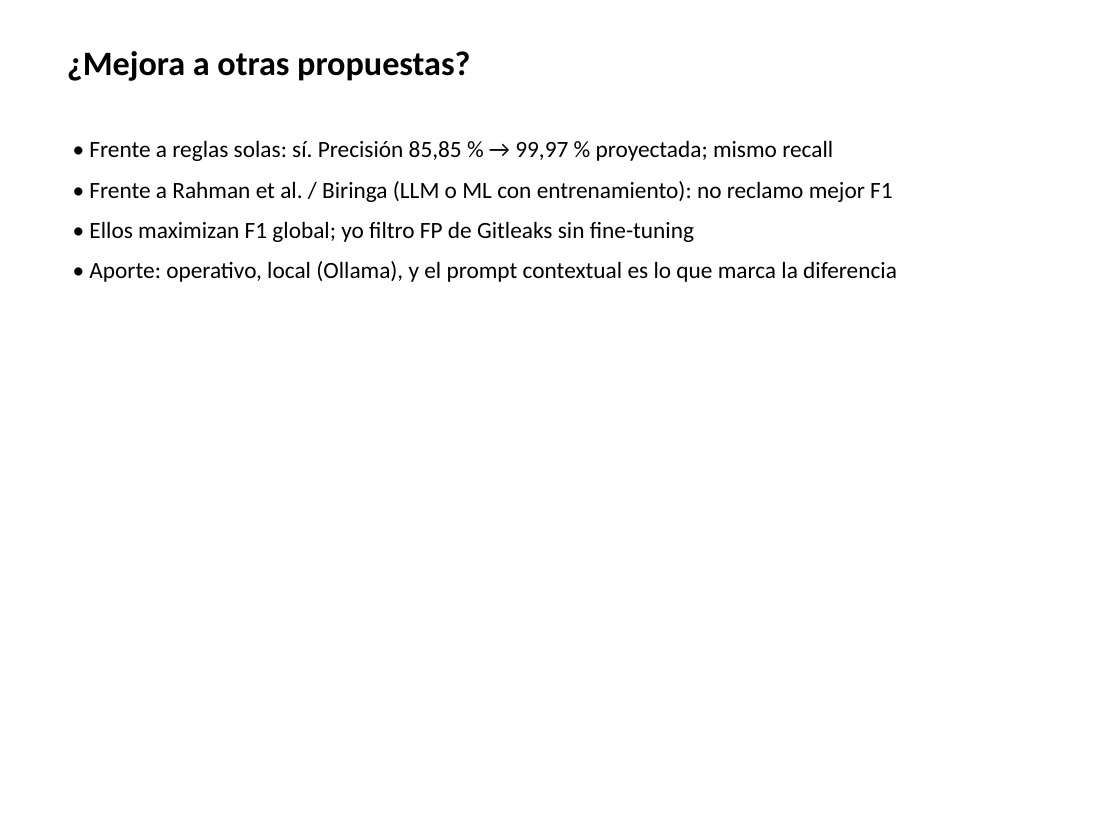
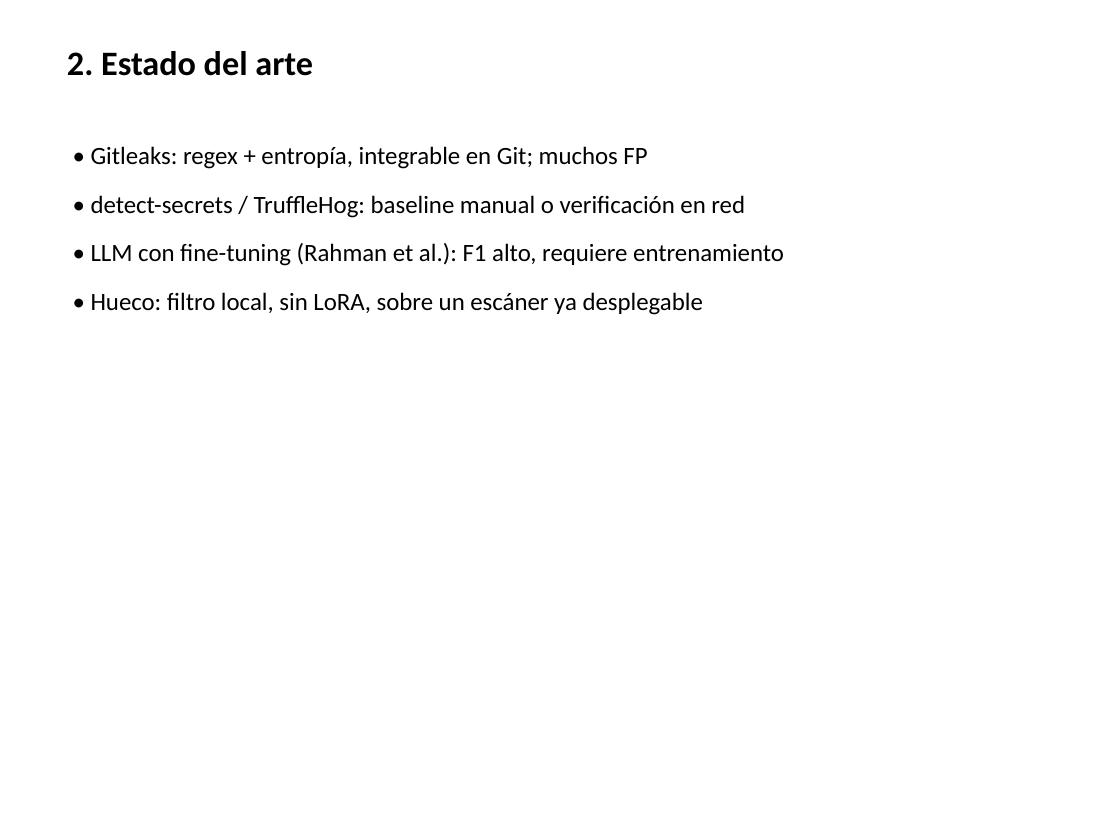
Before and after one commit to aramirezbarajas/secret-scan-tfm, a slide deck: slide 3 of docs/presentacion_defensa.pptx (slide 5 before the commit). Drawn at 1120x840 pixels with LibreOffice and Linux fonts; fonts in the diff are those of the drawing. Boxes give left, top, right and bottom in pixels: in the first picture for what was removed or moved away, otherwise in the second. Text is boxed around its words. In the diff, an @@ line names an element or a change of style, - is before the commit and + after.

```diff
--- a/docs/presentacion_defensa.pptx
+++ b/docs/presentacion_defensa.pptx
@@ text at (x1=67, y1=51, x2=313, y2=76): text changed @@
-¿Mejora a otras propuestas?
+2. Estado del arte
@@ text at (x1=91, y1=146, x2=784, y2=315): text changed; size 15 to 16 pt @@
-• Frente a reglas solas: sí. Precisión 85,85 % → 99,97 % proyectada; mismo recall
-• Frente a Rahman et al. / Biringa (LLM o ML con entrenamiento): no reclamo mejor F1
-• Ellos maximizan F1 global; yo filtro FP de Gitleaks sin fine-tuning
-• Aporte: operativo, local (Ollama), y el prompt contextual es lo que marca la diferencia
+• Gitleaks: regex + entropía, integrable en Git; muchos FP
+• detect-secrets / TruffleHog: baseline manual o verificación en red
+• LLM con fine-tuning (Rahman et al.): F1 alto, requiere entrenamiento
+• Hueco: filtro local, sin LoRA, sobre un escáner ya desplegable
```
Also in this commit, not shown: 3 other slides changed, 3 slides added, 7 slides removed, 2 other files.
